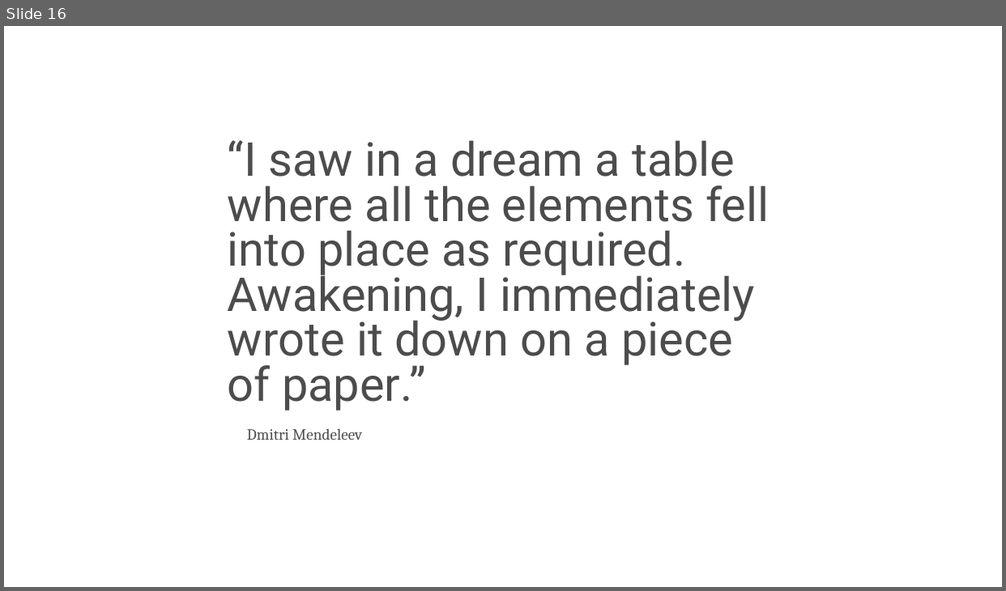
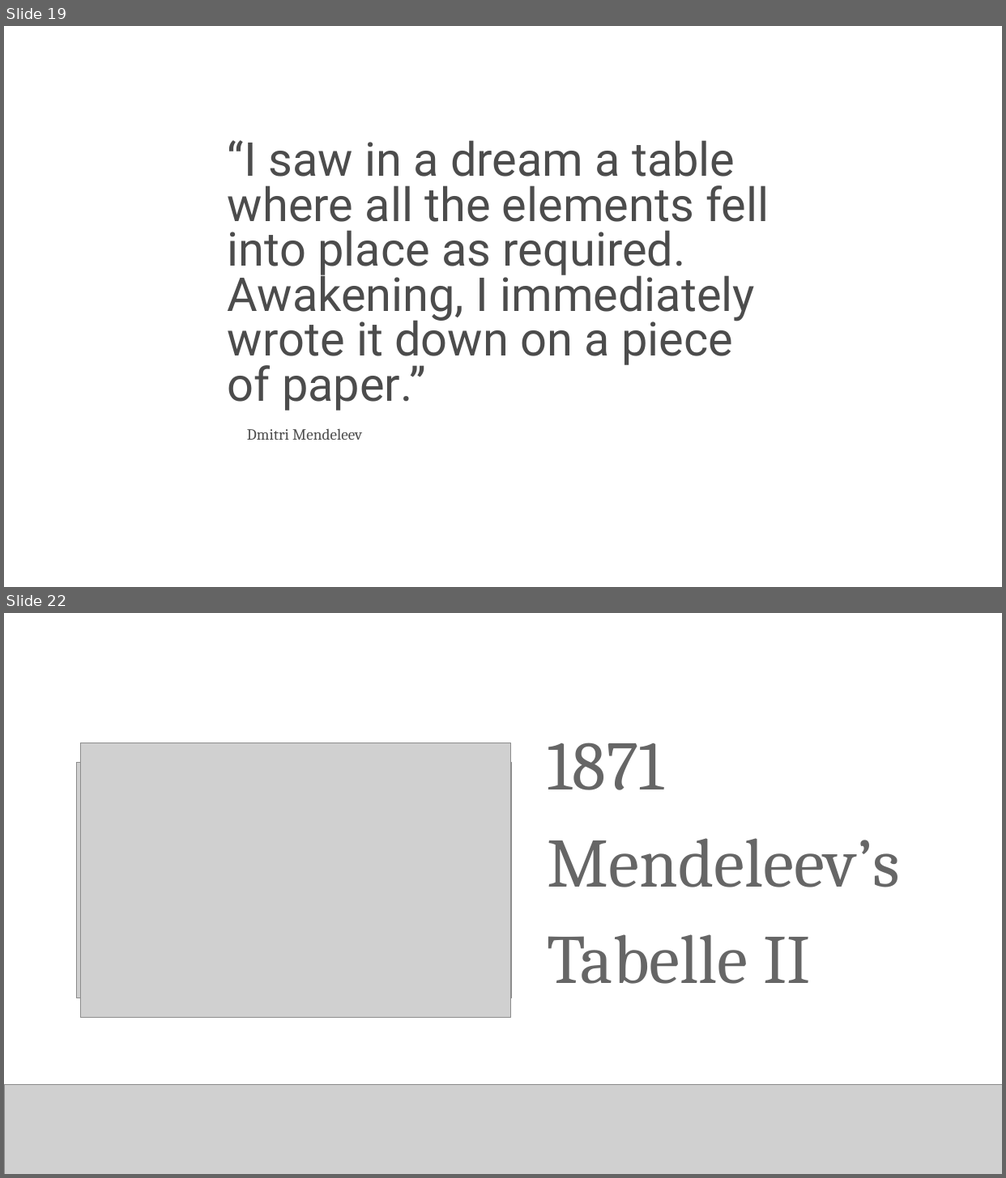
Before and after one commit to s-kyle-reed/data-lecture, a slide deck: lecture.pptx. Shown one above the other, each under a label of ours: slide 16 before the commit, slides 19 and 22 after it; the slides between them are not shown. The pictures are 1006x591 and 1006x1178 pixels, drawn with LibreOffice and Linux fonts; fonts in the diff are those of the drawing; grey boxes stand for pictures; background and template pictures are left out. Boxes give left, top, right and bottom in pixels: in the first picture for what was removed or moved away, otherwise in the second. Text is boxed around its words. In the diff, an @@ line names an element or a change of style, - is before the commit and + after.

```diff
--- a/lecture.pptx
+++ b/lecture.pptx
@@ slide 22 added at (4, 613, 1002, 1174), background #FFFFFF @@
@@ picture added at (81, 743, 511, 1018) @@
@@ text added at (548, 743, 900, 984), 80 pt, text #666666 @@
+1871
+Mendeleev’s
+Tabelle II
@@ picture added at (77, 762, 512, 998) @@
@@ picture added at (4, 1084, 1002, 1174) @@
@@ what was slide 16 is now slide 19 @@
```
Also in this commit, not shown: 5 slides changed, 6 other slides added, 2 slides removed, 6 other files.
